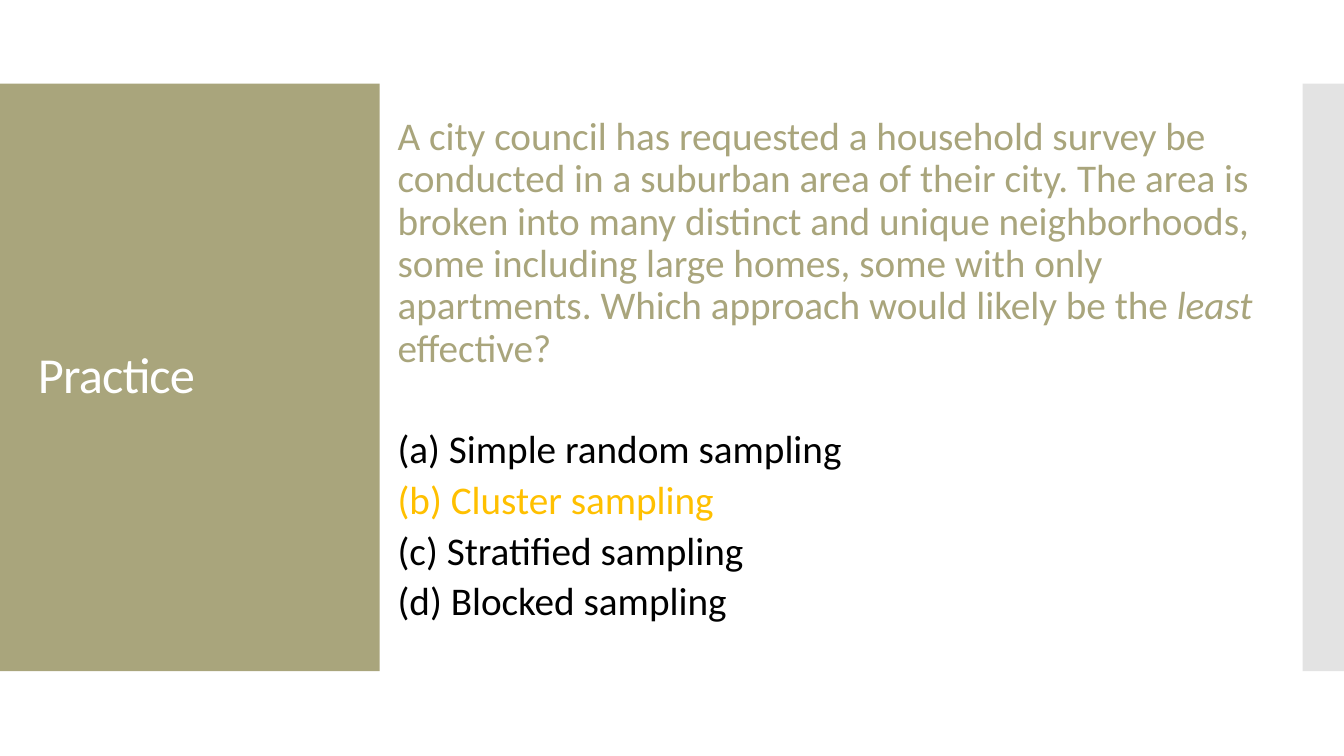
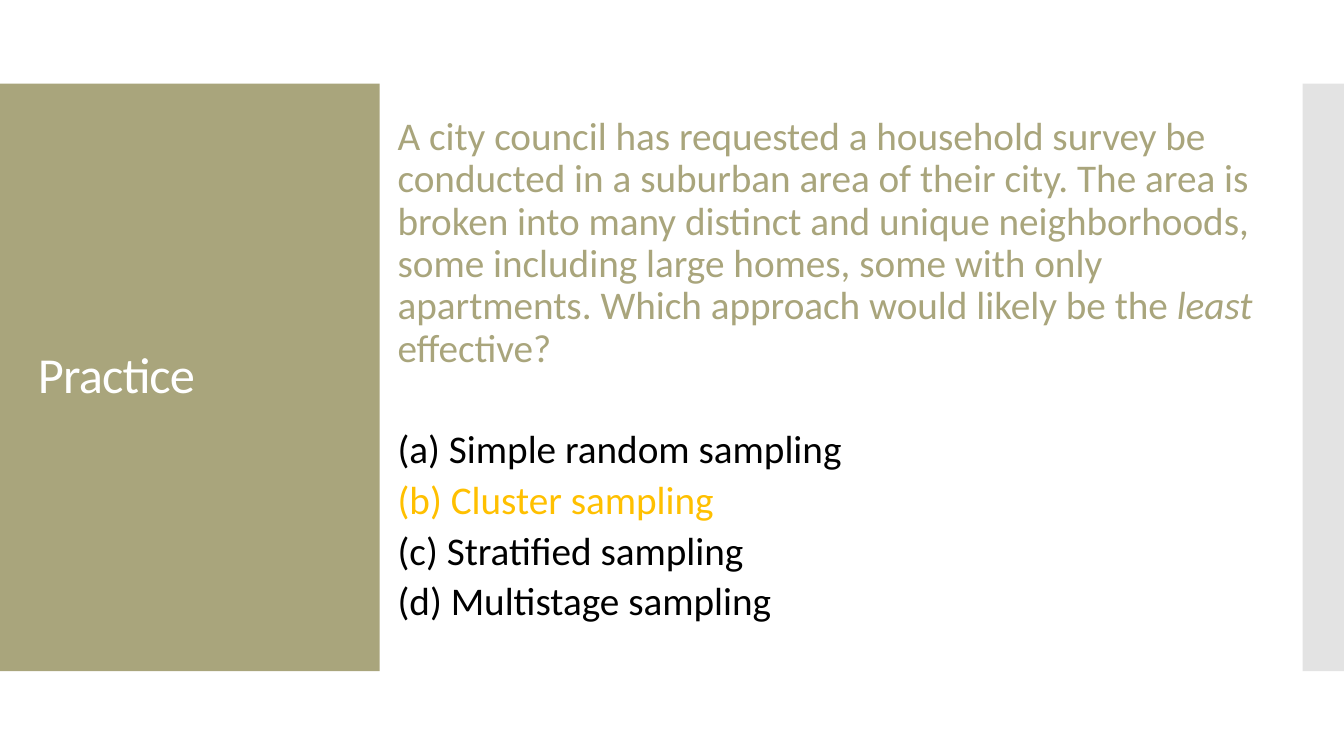
Before and after one commit to amosca01/MATH108-F23, a slide deck: slide 47 of slides/02-data-collection.pptx (slide 39 before the commit). Drawn at 1344x756 pixels with LibreOffice and Linux fonts; fonts in the diff are those of the drawing. Boxes give left, top, right and bottom in pixels: in the first picture for what was removed or moved away, otherwise in the second. Text is boxed around its words. In the diff, an @@ line names an element or a change of style, - is before the commit and + after.

```diff
--- a/slides/02-data-collection.pptx
+++ b/slides/02-data-collection.pptx
@@ text at <box>398,586,771,622</box>: text changed @@
-(d) Blocked sampling
+(d) Multistage sampling
```
Also in this commit, not shown: 19 other slides changed, 12 slides added, 2 slides removed, 3 other files.
